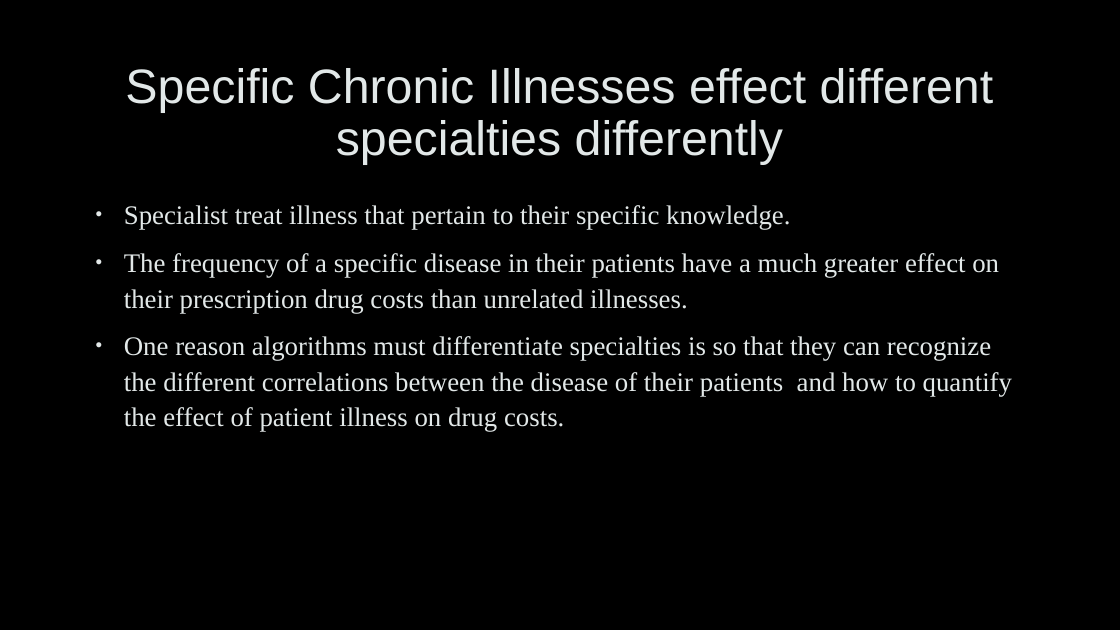
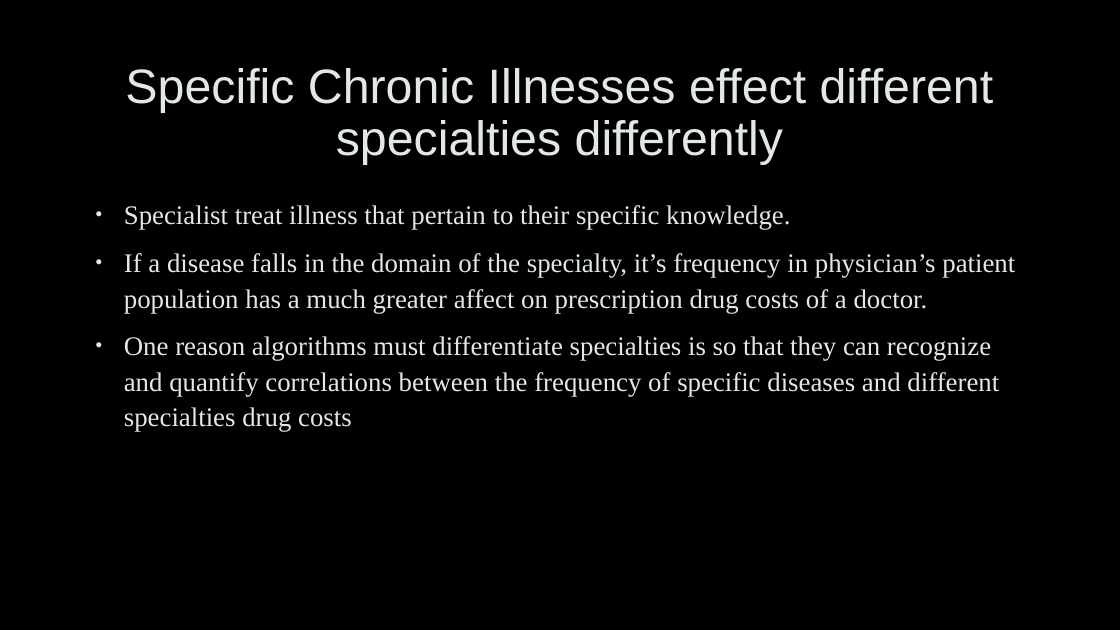
Before and after one commit to spiegelcolorado/Capstone-2-Final, a slide deck: slide 7 of Medicare_Rx_Slides.pptx. Drawn at 1120x630 pixels with LibreOffice and Linux fonts; fonts in the diff are those of the drawing; background and template pictures are left out. Boxes give left, top, right and bottom in pixels: in the first picture for what was removed or moved away, otherwise in the second. Text is boxed around its words. In the diff, an @@ line names an element or a change of style, - is before the commit and + after.

```diff
--- a/Medicare_Rx_Slides.pptx
+++ b/Medicare_Rx_Slides.pptx
@@ text at [124,253,1015,432]: text changed @@
-• The frequency of a specific disease in their patients have a much greater effect on their prescription drug costs than unrelated illnesses.
-• One reason algorithms must differentiate specialties is so that they can recognize the different correlations between the disease of their patients and how to quantify the effect of patient illness on drug costs.
+• If a disease falls in the domain of the specialty, it’s frequency in physician’s patient population has a much greater affect on prescription drug costs of a doctor.
+• One reason algorithms must differentiate specialties is so that they can recognize and quantify correlations between the frequency of specific diseases and different specialties drug costs
```
Also in this commit, not shown: 5 other slides changed, 1 slide removed.
